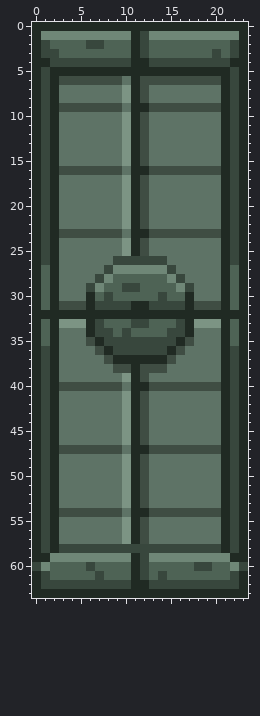
File history of a pixel-art sprite, tiledimages/precursorracekrakoth_krakoth/atprk-krakothdoor.png. Above is the file before it was changed.
The file is 24x64 pixels.
The result:
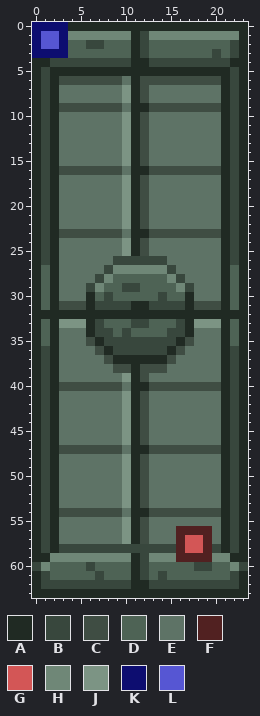
Palette (. is transparent): A #202a23  B #38473d  C #3f4d43  D #4e6355  E #5e7366  F #512121  G #d35656  H #6f8777  J #7c9484  K #0d0d70  L #5656d3
Changes in this commit:
@@ x 0..5 @@
- 0 AAAAAA
- 1 AHHHHH
- 2 ABDDDD
- 3 ABBDDD
+ 0 KKKKAA
+ 1 KLLKHH
+ 2 KLLKDD
+ 3 KKKKDD
  4 AABBBB
@@ x 14..21 @@
 55 EEEEEEEA
-56 EEEEEEEA
-57 EEEEEEEA
-58 BBBBBBBA
-59 HHHHHHHH
+56 EEFFFFEA
+57 EEFGGFEA
+58 BBFGGFBA
+59 HHFFFFHH
 60 DDDDBBDD
Changed places in both pictures, as pixel boxes (x1, y1, x2, y2):
changed: (32, 22, 68, 58)
changed: (176, 526, 212, 562)
